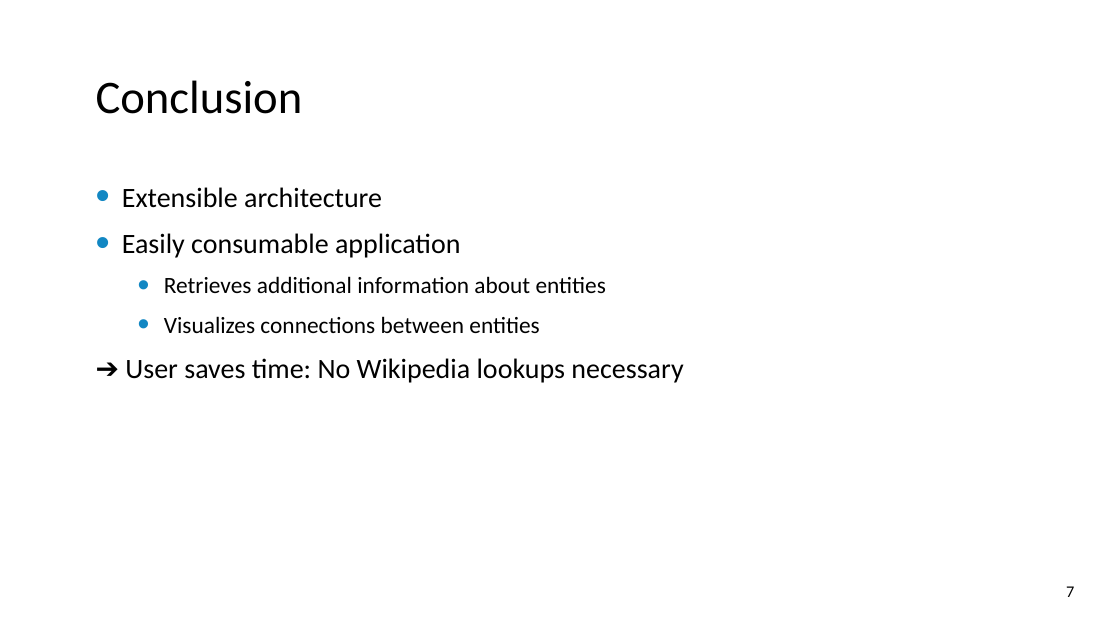
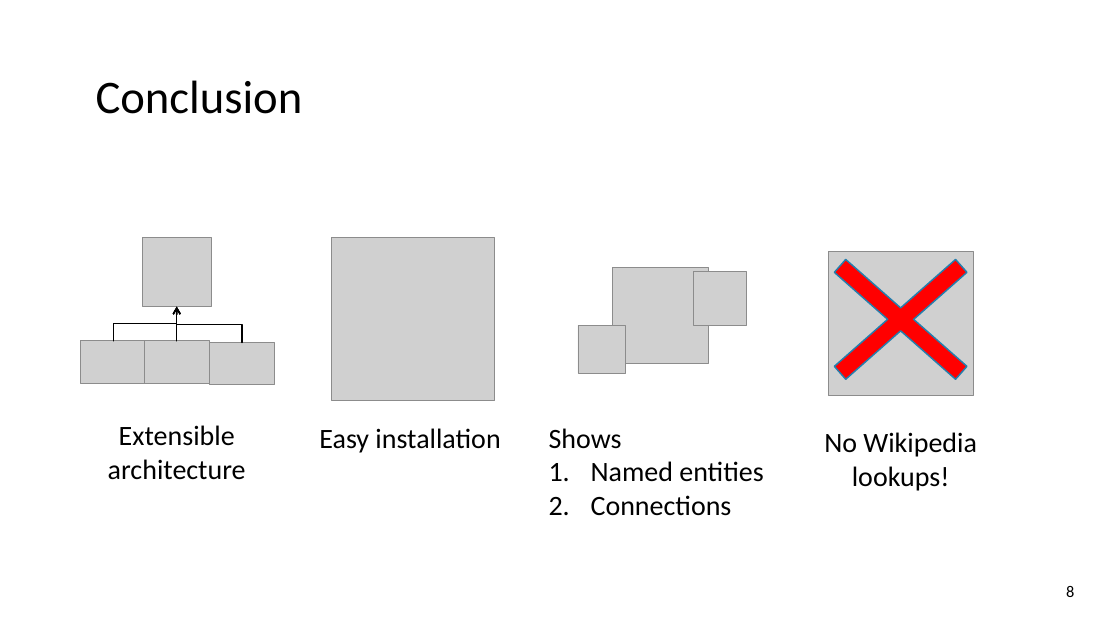
Before and after one commit to ofrendo/SemanticWebTechnologies, a slide deck: slide 8 of ProjectPresentation/EntityAnnotation.pptx (slide 7 before the commit). Drawn at 1120x630 pixels with LibreOffice and Linux fonts; fonts in the diff are those of the drawing; grey boxes stand for pictures; background and template pictures are left out. Boxes give left, top, right and bottom in pixels: in the first picture for what was removed or moved away, otherwise in the second. Text is boxed around its words. In the diff, an @@ line names an element or a change of style, - is before the commit and + after.

Commit message:
Updated presentation

```diff
--- a/ProjectPresentation/EntityAnnotation.pptx
+++ b/ProjectPresentation/EntityAnnotation.pptx
@@ text removed at [122,187,683,383] @@
-• Extensible architecture
-• Easily consumable application
-  • Retrieves additional information about entities
-  • Visualizes connections between entities
-➔ User saves time: No Wikipedia lookups necessary
@@ picture added at [332,238,495,401] @@
@@ cross added at [784,217,1017,423], fill #FF0000, outline #247FAF 1.25 pt @@
@@ picture added at [613,268,708,364] @@
@@ picture added at [828,251,973,396] @@
@@ picture added at [693,271,747,325] @@
@@ group added at [81,238,275,385]: 4 pictures, 3 elbow arrows @@
@@ picture added at [578,325,626,373] @@
@@ text added at [108,425,246,480], 24 pt, text #000000 @@
+Extensible architecture
@@ text added at [319,428,500,453], 24 pt, text #000000 @@
+Easy installation
@@ text added at [549,428,763,516], 24 pt, text #000000 @@
+Shows
+1. Named entities
+2. Connections
@@ text added at [824,432,977,491], 24 pt, text #000000 @@
+No Wikipedia lookups!
@@ page number at [1066,586,1074,597]: text changed @@
-7
+8
```
Also in this commit, not shown: 4 other slides changed.
